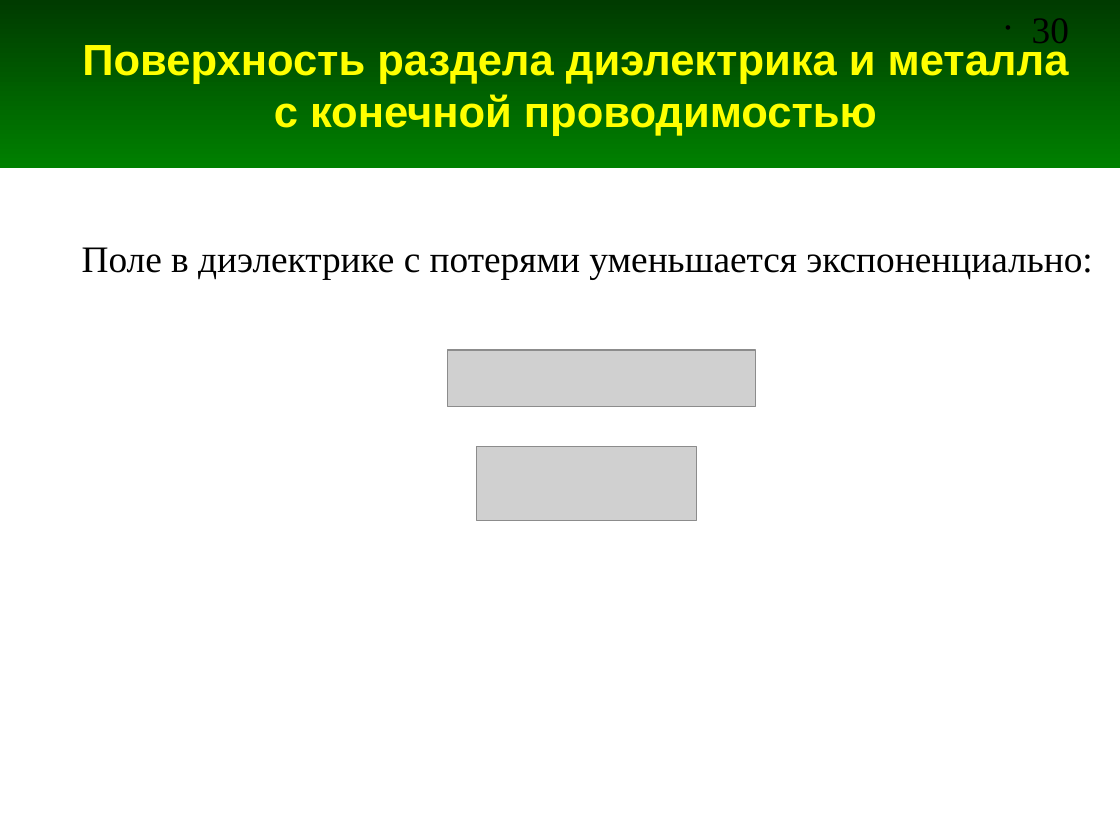
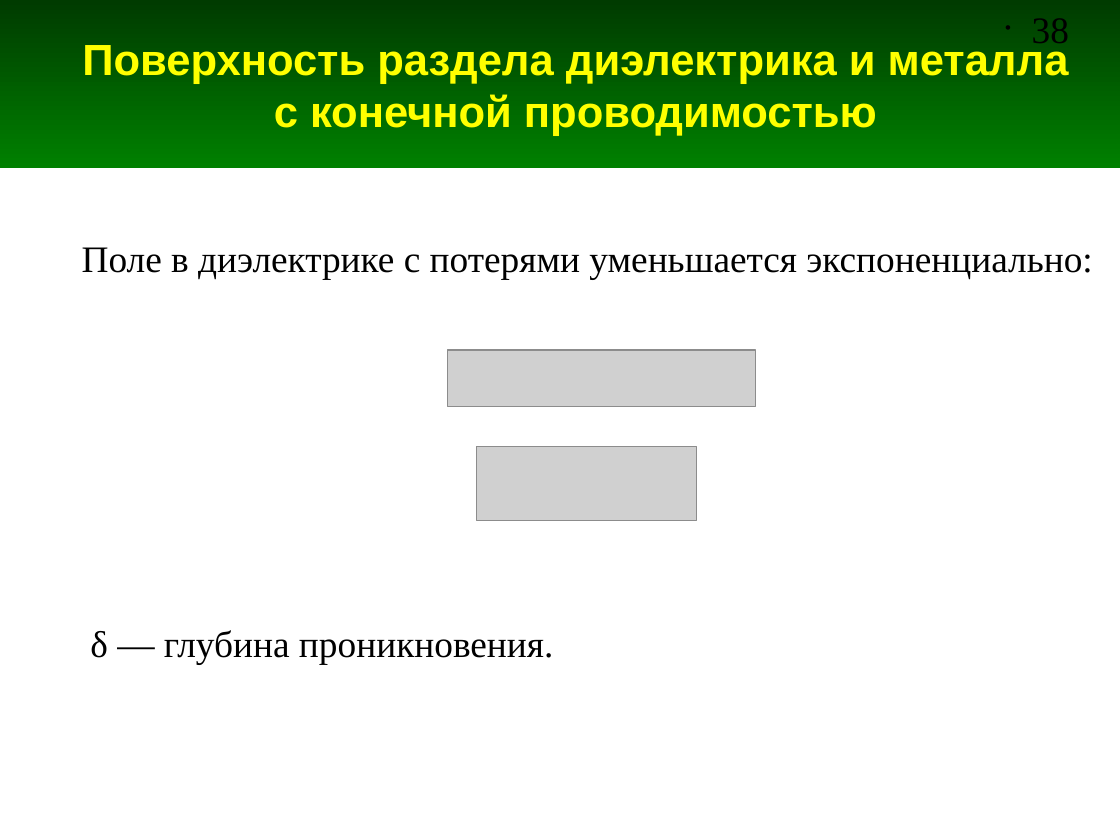
Before and after one commit to andris0147sv/modelling, a slide deck: slide 38 of presentations/1. Problem Statement.odp (slide 30 before the commit). Drawn at 1120x840 pixels with LibreOffice and Linux fonts; fonts in the diff are those of the drawing; grey boxes stand for pictures. Boxes give left, top, right and bottom in pixels: in the first picture for what was removed or moved away, otherwise in the second. Text is boxed around its words. In the diff, an @@ line names an element or a change of style, - is before the commit and + after.

```diff
--- a/presentations/1. Problem Statement.odp
+++ b/presentations/1. Problem Statement.odp
@@ page number at (1032, 18, 1069, 43): text changed @@
-• 30
+• 38
@@ text added at (90, 630, 553, 664), 24 pt, text #000000 @@
+δ — глубина проникновения.
```
Also in this commit, not shown: 10 other slides changed, 8 slides added, 1 other file.
